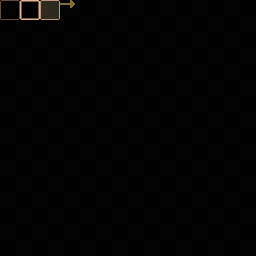
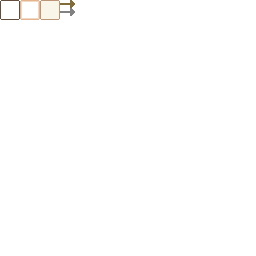
Before/after of a 256 x 256 layered artwork. What changed in the layer stack:
removed layer "Layer 3" over [60, 0, 75, 8]
painted on "ui" over [60, 0, 75, 16]
hid "Layer 1" over [0, 0, 256, 256]
